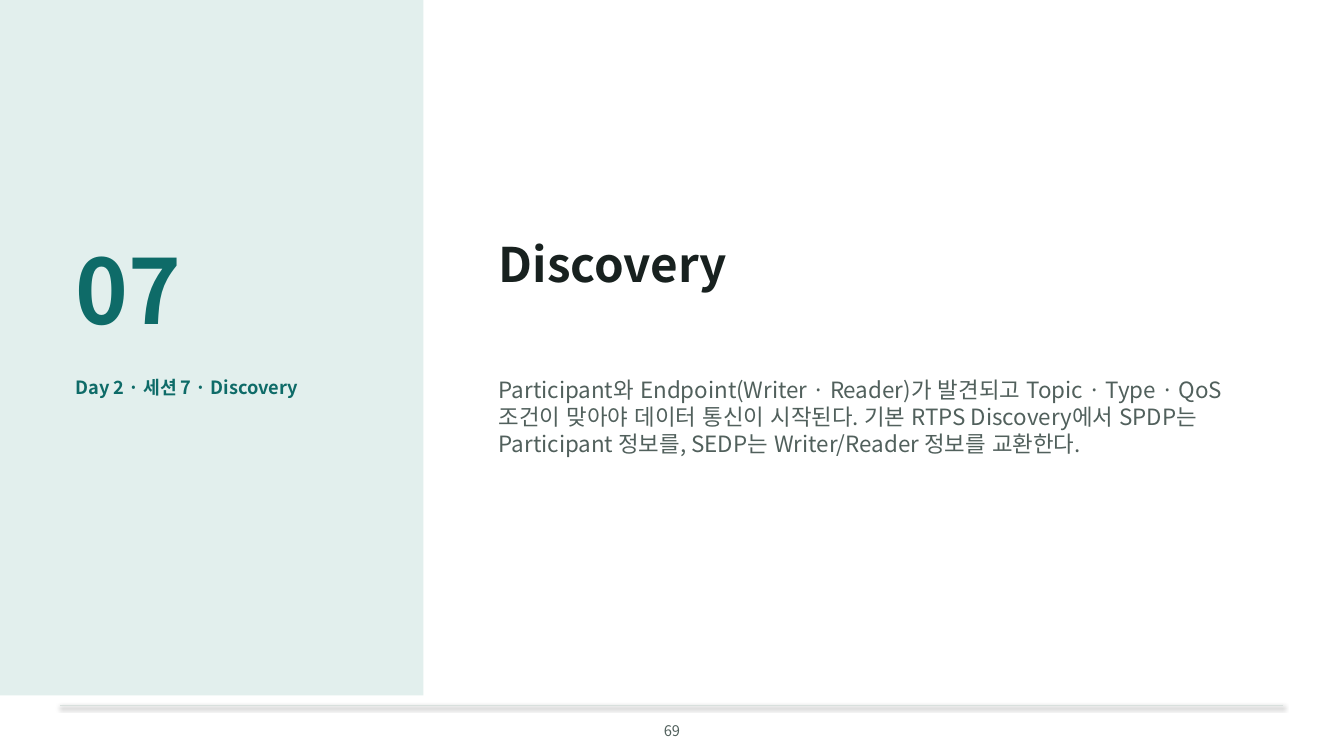
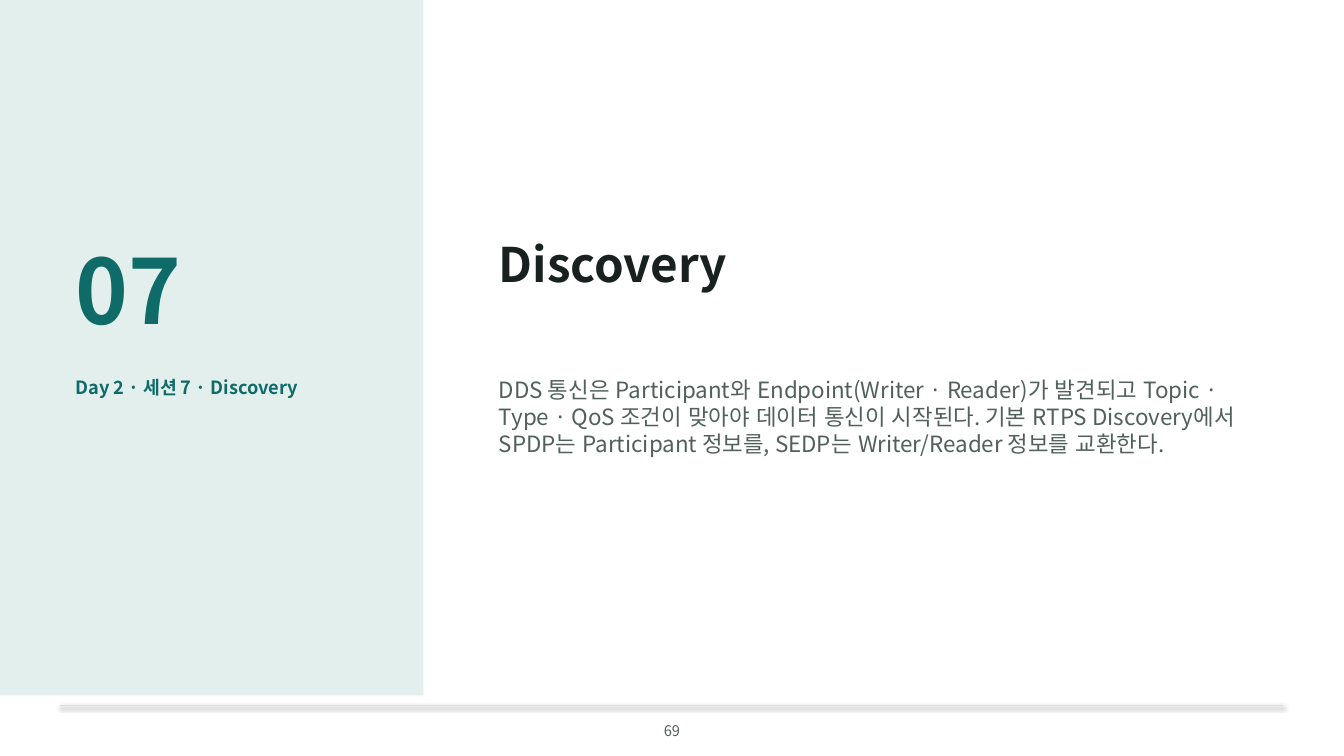
Before and after one commit to IntellectusCorp/int2DDS-lecture, a slide deck: slide 69 of int2dds-lecture-for-beginner.pptx. Drawn at 1344x756 pixels with LibreOffice and Linux fonts; fonts in the diff are those of the drawing; background and template pictures are left out. Boxes give left, top, right and bottom in pixels: in the first picture for what was removed or moved away, otherwise in the second. Text is boxed around its words. In the diff, an @@ line names an element or a change of style, - is before the commit and + after.

```diff
--- a/int2dds-lecture-for-beginner.pptx
+++ b/int2dds-lecture-for-beginner.pptx
@@ text at (499, 379, 1234, 457): text changed @@
-Participant와 Endpoint(Writer · Reader)가 발견되고 Topic · Type · QoS 조건이 맞아야 데이터 통신이 시작된다. 기본 RTPS Discovery에서 SPDP는 Participant 정보를, SEDP는 Writer/Reader 정보를 교환한다.
+DDS 통신은 Participant와 Endpoint(Writer · Reader)가 발견되고 Topic · Type · QoS 조건이 맞아야 데이터 통신이 시작된다. 기본 RTPS Discovery에서 SPDP는 Participant 정보를, SEDP는 Writer/Reader 정보를 교환한다.
```
Also in this commit, not shown: 16 other slides changed, 3 slides added.
